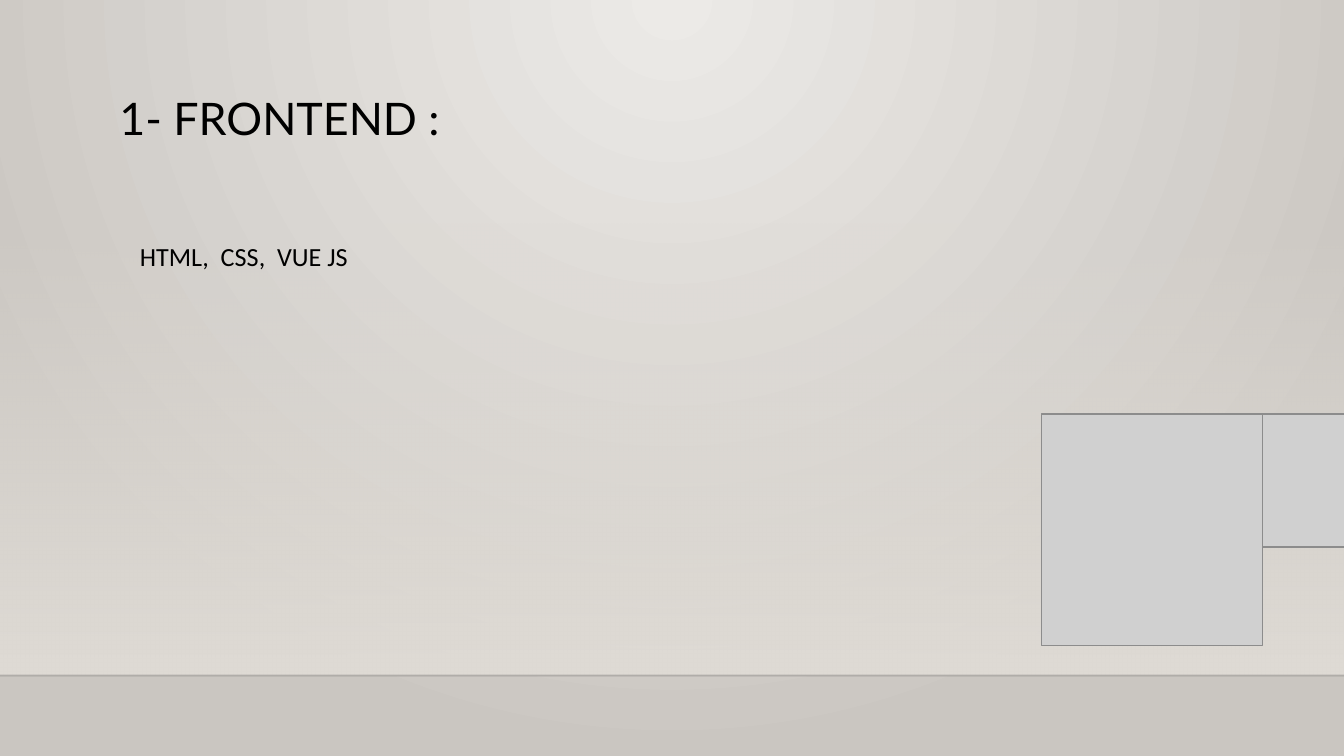
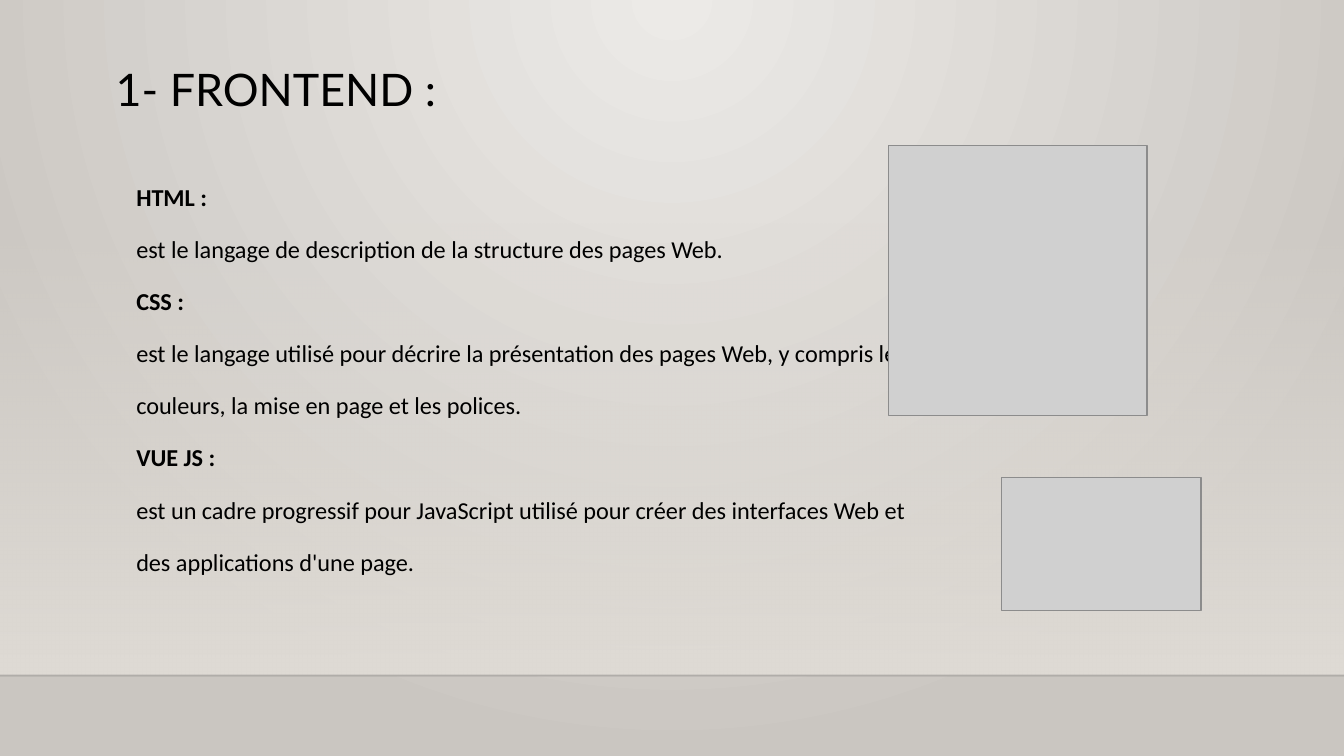
Before and after one commit to ghrabla/kleider1933-website, a slide deck: slide 14 of UML/presentationfilrouge.pptx. Drawn at 1344x756 pixels with LibreOffice and Linux fonts; fonts in the diff are those of the drawing; grey boxes stand for pictures; background and template pictures are left out. Boxes give left, top, right and bottom in pixels: in the first picture for what was removed or moved away, otherwise in the second. Text is boxed around its words. In the diff, an @@ line names an element or a change of style, - is before the commit and + after.

```diff
--- a/UML/presentationfilrouge.pptx
+++ b/UML/presentationfilrouge.pptx
@@ title "1- FRONTEND :" moved from (x1=119, y1=102, x2=417, y2=136) to (x1=116, y1=73, x2=414, y2=107) @@
@@ picture resized from (x1=1042, y1=414, x2=1263, y2=645) to (x1=888, y1=145, x2=1146, y2=415) @@
@@ text at (x1=136, y1=190, x2=906, y2=575): text changed; size 14 to 12.9 pt @@
-HTML, CSS, VUE JS
+HTML :
+est le langage de description de la structure des pages Web.
+CSS :
+est le langage utilisé pour décrire la présentation des pages Web, y compris les couleurs, la mise en page et les polices.
+VUE JS :
+est un cadre progressif pour JavaScript utilisé pour créer des interfaces Web et des applications d'une page.
@@ picture resized from (x1=1180, y1=414, x2=1344, y2=547) to (x1=1001, y1=478, x2=1200, y2=612) @@
```
Also in this commit, not shown: 7 other slides changed, 2 slides added, 1 slide removed, 25 other files.
